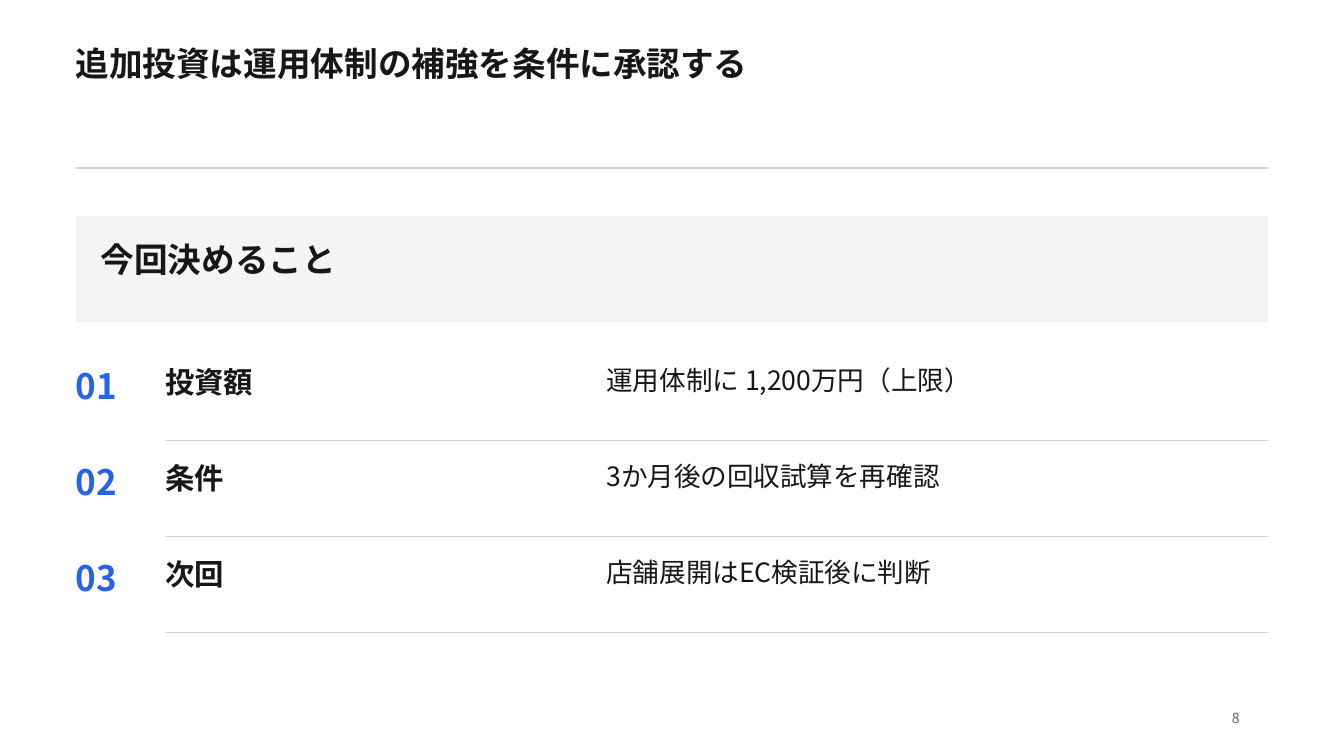
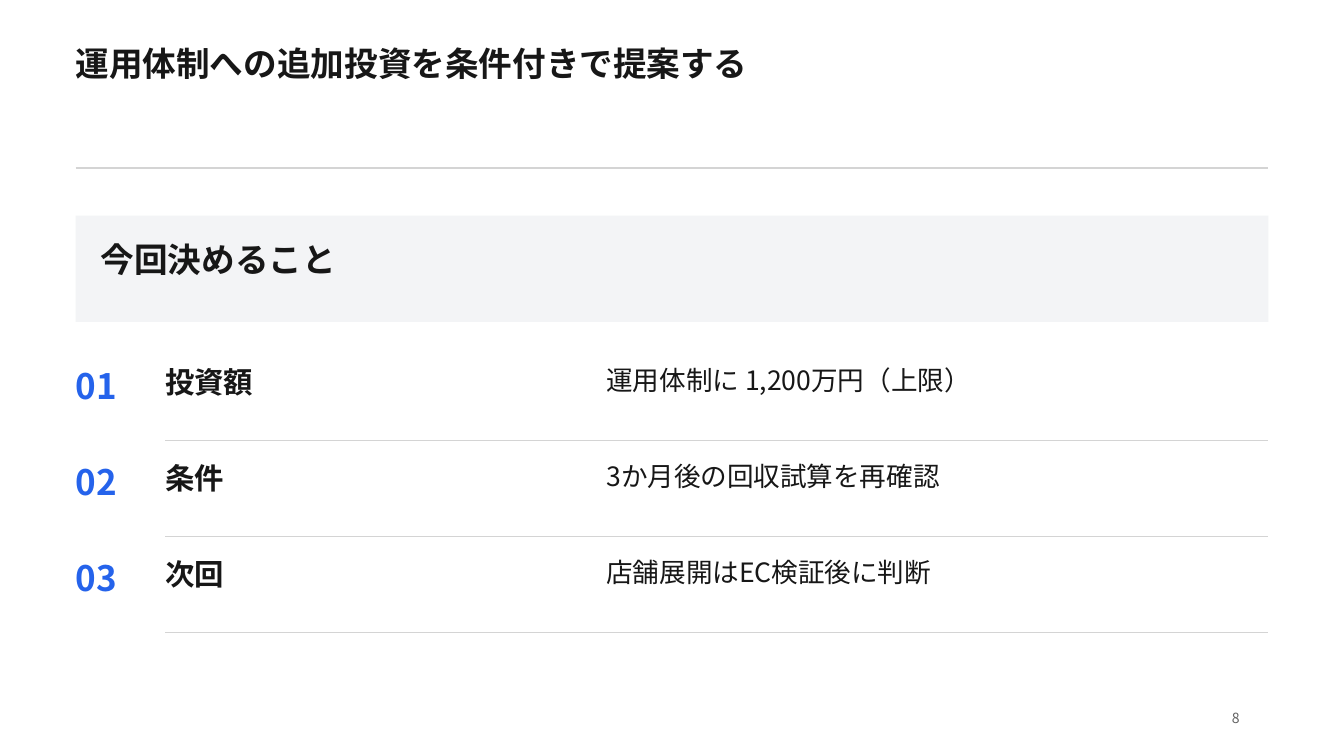
Before and after one commit to Skyjoy0512/Memora-iOS, a slide deck: slide 8 of docs/presentation-integration/scenarios/A/A.pptx. Drawn at 1344x756 pixels with LibreOffice and Linux fonts; fonts in the diff are those of the drawing. Boxes give left, top, right and bottom in pixels: in the first picture for what was removed or moved away, otherwise in the second. Text is boxed around its words. In the diff, an @@ line names an element or a change of style, - is before the commit and + after.

```diff
--- a/docs/presentation-integration/scenarios/A/A.pptx
+++ b/docs/presentation-integration/scenarios/A/A.pptx
@@ text at (x1=76, y1=47, x2=748, y2=79): text changed @@
-追加投資は運用体制の補強を条件に承認する
+運用体制への追加投資を条件付きで提案する
```
Also in this commit, not shown: 2 other slides changed, 47 other files.
